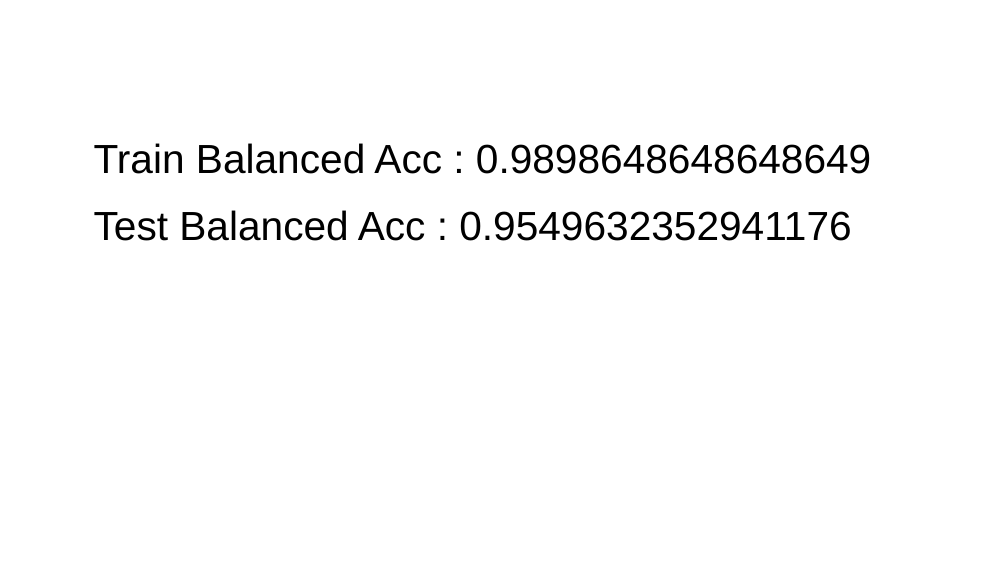
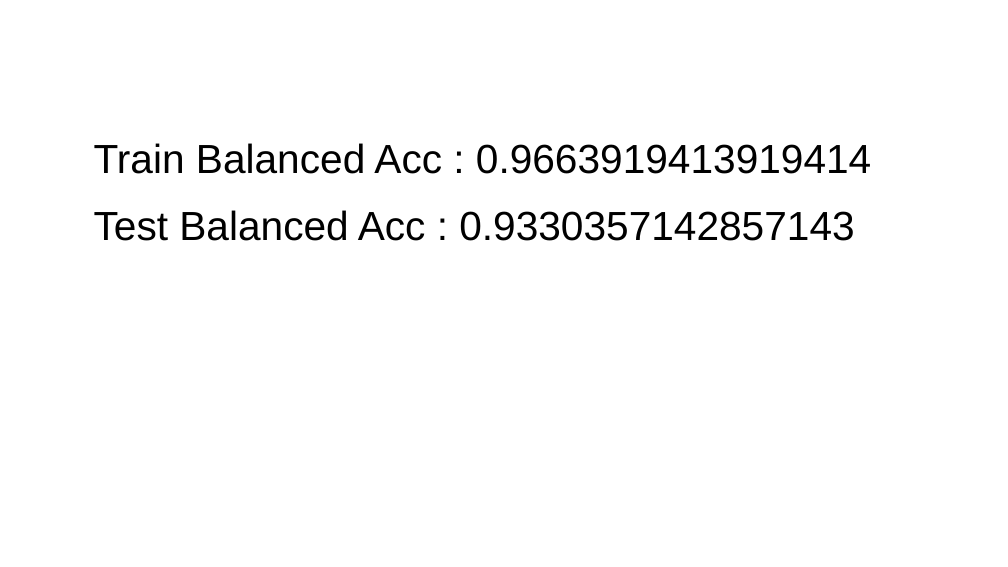
Before and after one commit to MathieuGig/Predict_Resistance_FKS1_GigM, a slide deck: slide 7 of Hyperparams_hunt.odp (slide 9 before the commit). Drawn at 1008x567 pixels with LibreOffice and Linux fonts; fonts in the diff are those of the drawing. Boxes give left, top, right and bottom in pixels: in the first picture for what was removed or moved away, otherwise in the second. Text is boxed around its words. In the diff, an @@ line names an element or a change of style, - is before the commit and + after.

```diff
--- a/Hyperparams_hunt.odp
+++ b/Hyperparams_hunt.odp
@@ text at [94, 143, 871, 241]: text changed @@
-Train Balanced Acc : 0.9898648648648649
-Test Balanced Acc : 0.9549632352941176
+Train Balanced Acc : 0.9663919413919414
+Test Balanced Acc : 0.9330357142857143
```
Also in this commit, not shown: 6 other slides changed, 16 slides added, 12 slides removed, 16 other files.
